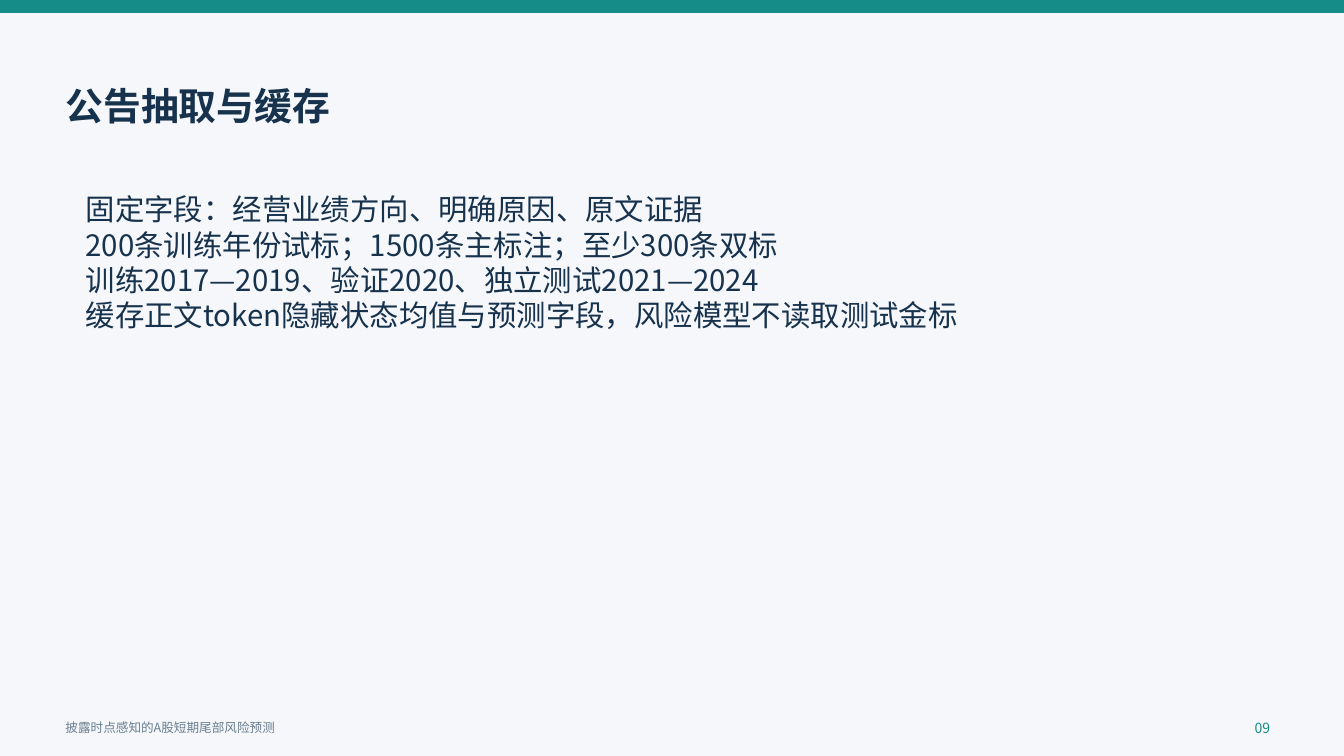
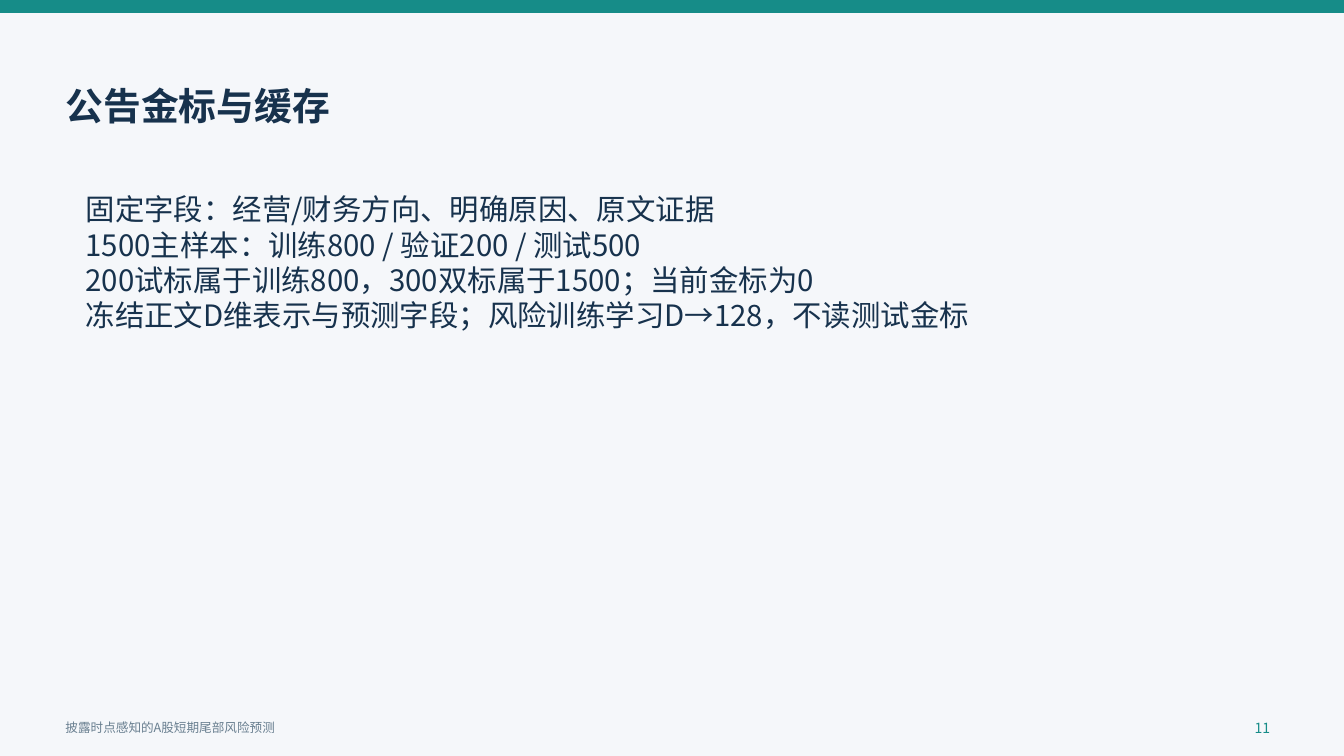
Before and after one commit to QiuKunYuan/llm-event-tail-risk-, a slide deck: slide 11 of docs/开题报告/开题答辩汇报.pptx (slide 9 before the commit). Drawn at 1344x756 pixels with LibreOffice and Linux fonts; fonts in the diff are those of the drawing. Boxes give left, top, right and bottom in pixels: in the first picture for what was removed or moved away, otherwise in the second. Text is boxed around its words. In the diff, an @@ line names an element or a change of style, - is before the commit and + after.

```diff
--- a/docs/开题报告/开题答辩汇报.pptx
+++ b/docs/开题报告/开题答辩汇报.pptx
@@ text at [65, 87, 330, 124]: text changed @@
-公告抽取与缓存
+公告金标与缓存
@@ text at [86, 195, 969, 331]: text changed @@
-固定字段：经营业绩方向、明确原因、原文证据
-200条训练年份试标；1500条主标注；至少300条双标
-训练2017—2019、验证2020、独立测试2021—2024
-缓存正文token隐藏状态均值与预测字段，风险模型不读取测试金标
+固定字段：经营/财务方向、明确原因、原文证据
+1500主样本：训练800 / 验证200 / 测试500
+200试标属于训练800，300双标属于1500；当前金标为0
+冻结正文D维表示与预测字段；风险训练学习D→128，不读测试金标
@@ text at [1255, 722, 1271, 733]: text changed @@
-09
+11
```
Also in this commit, not shown: 19 other slides changed, 4 slides added, 36 other files.
